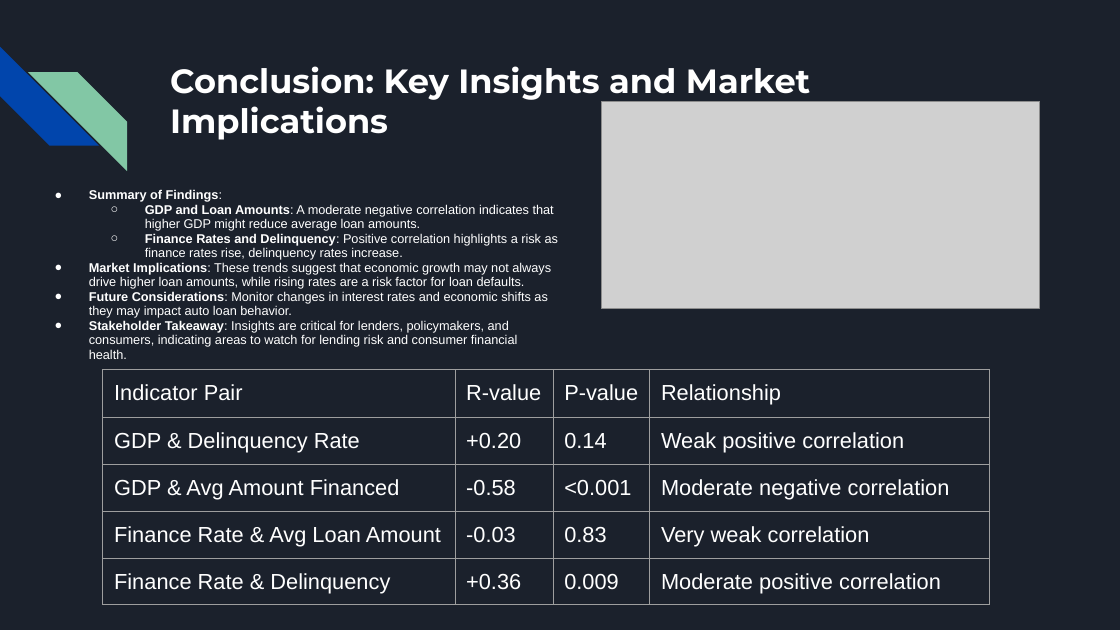
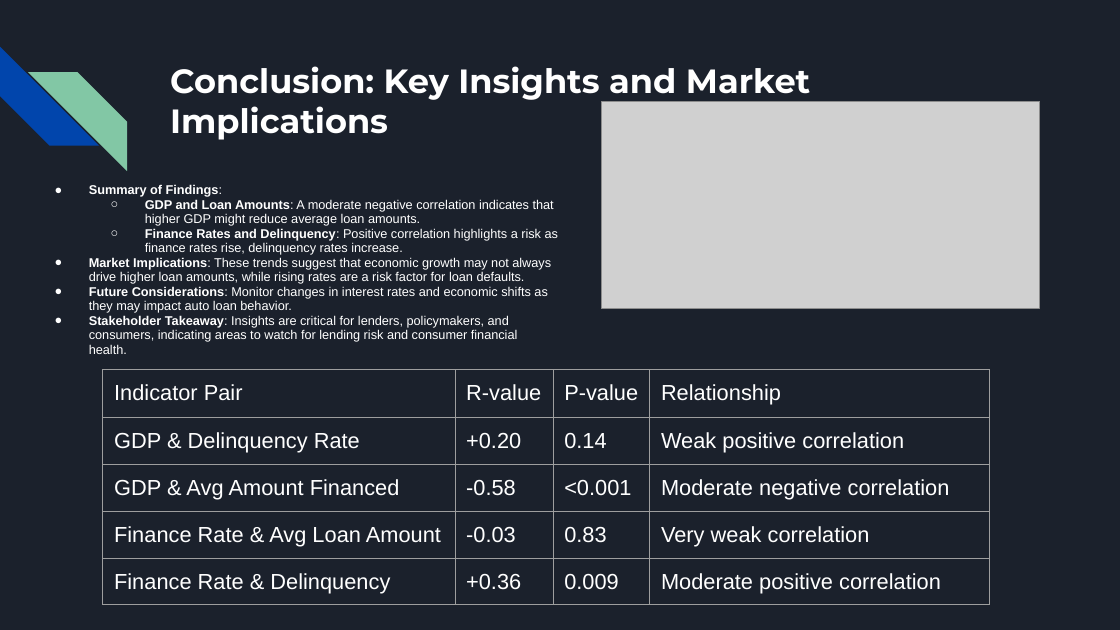
Before and after one commit to AndrewJ79/dc_project_1, a slide deck: slide 6 of Project_1_Slides/Economic Data Analysis Project 1.pptx. Drawn at 1120x630 pixels with LibreOffice and Linux fonts; fonts in the diff are those of the drawing; grey boxes stand for pictures. Boxes give left, top, right and bottom in pixels: in the first picture for what was removed or moved away, otherwise in the second. Text is boxed around its words. In the diff, an @@ line names an element or a change of style, - is before the commit and + after.

```diff
--- a/Project_1_Slides/Economic Data Analysis Project 1.pptx
+++ b/Project_1_Slides/Economic Data Analysis Project 1.pptx
@@ text "Summary of Findings:": place and size @@
-text "Summary of Findings:" at box(89, 189, 558, 359)
+text "Summary of Findings:" at box(89, 184, 558, 354)
```
Also in this commit, not shown: 2 other slides changed.
